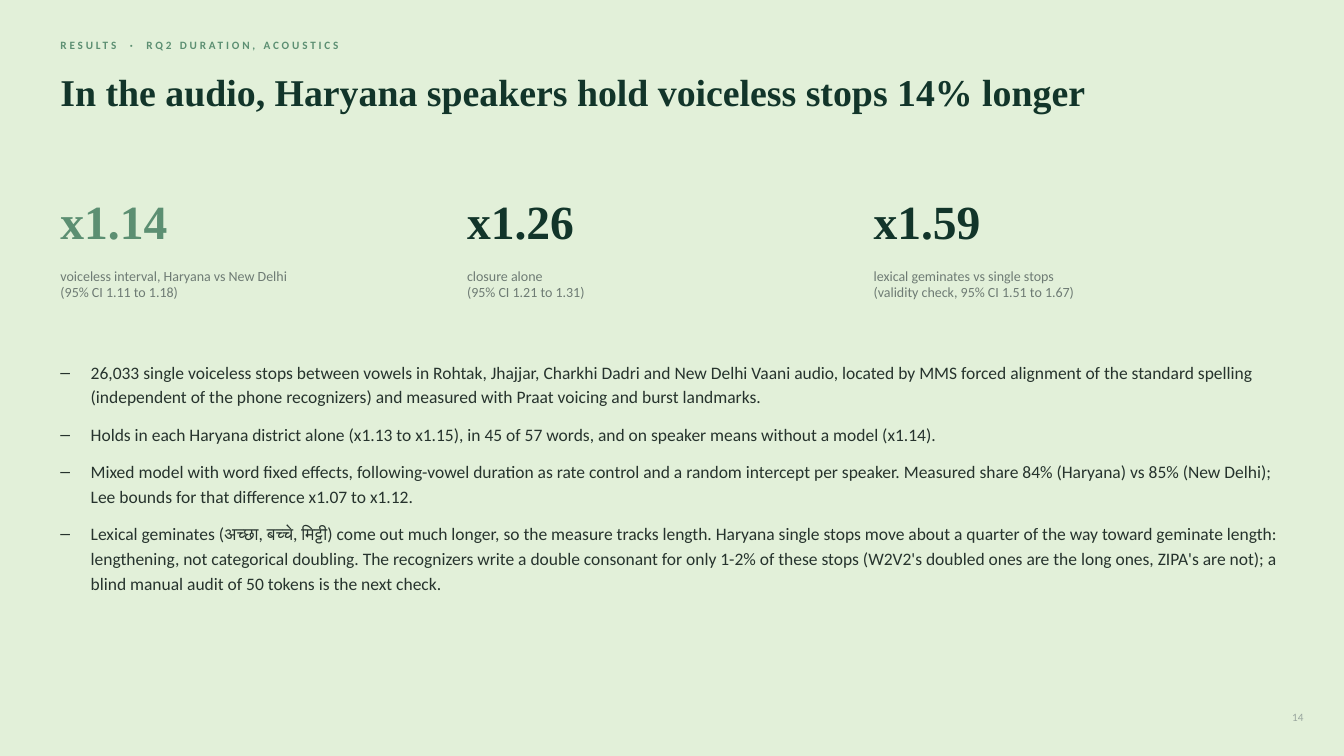
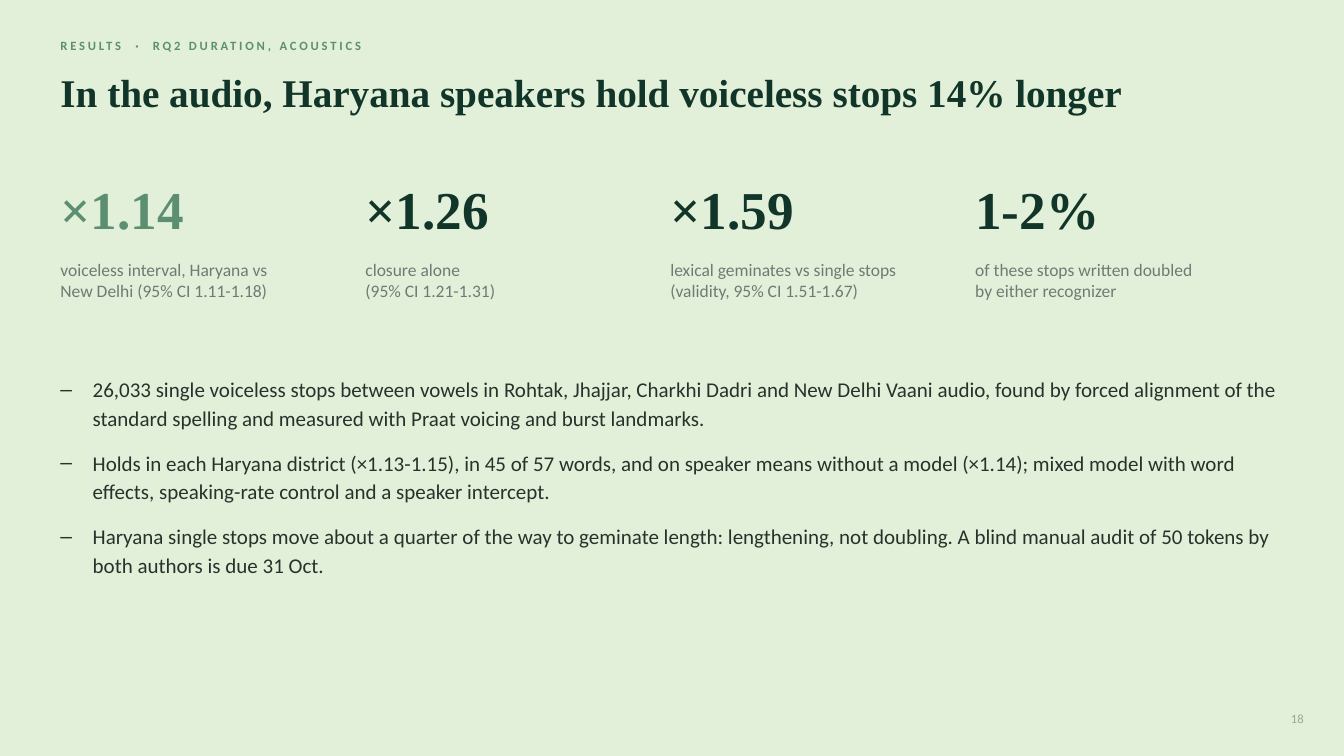
Before and after one commit to unignoramus11/sal-project, a slide deck: slide 18 of slides/mid/mid_evaluation.pptx (slide 14 before the commit). Drawn at 1344x756 pixels with LibreOffice and Linux fonts; fonts in the diff are those of the drawing. Boxes give left, top, right and bottom in pixels: in the first picture for what was removed or moved away, otherwise in the second. Text is boxed around its words. In the diff, an @@ line names an element or a change of style, - is before the commit and + after.

Commit message:
Rebuild the mid deck and add evaluation checks to the write-up

```diff
--- a/slides/mid/mid_evaluation.pptx
+++ b/slides/mid/mid_evaluation.pptx
@@ text "RESULTS · RQ2 DURATION, ACOUSTICS" at (60, 38, 1270, 64): size 8 to 9 pt @@
@@ text "In the audio, Haryana speakers ..." at (60, 79, 1121, 115): size 27 to 28 pt @@
@@ text at (60, 194, 183, 230): text changed; size 34 to 38 pt @@
-x1.14
+×1.14
@@ text at (365, 193, 488, 230): text changed; size 34 to 38 pt @@
-x1.26
+×1.26
@@ text added at (670, 193, 793, 230), 38 pt, text #12352A, bold @@
+×1.59
@@ text removed at (874, 207, 981, 240) @@
-x1.59
@@ text added at (975, 193, 1099, 230), 38 pt, text #12352A, bold @@
+1-2%
@@ text at (60, 264, 268, 299): text changed; size 10 to 12.5 pt @@
-voiceless interval, Haryana vs New Delhi
-(95% CI 1.11 to 1.18)
+voiceless interval, Haryana vs
+New Delhi (95% CI 1.11-1.18)
@@ text at (365, 264, 495, 299): text changed; size 10 to 12.5 pt @@
-closure alone
-(95% CI 1.21 to 1.31)
+closure alone
+(95% CI 1.21-1.31)
@@ text at (670, 264, 896, 300): text changed; size 10 to 12.5 pt @@
-lexical geminates vs single stops
-(validity check, 95% CI 1.51 to 1.67)
+lexical geminates vs single stops
+(validity, 95% CI 1.51-1.67)
@@ text added at (975, 264, 1193, 300), 12.5 pt, text #6E7B74 @@
+of these stops written doubled
+by either recognizer
@@ text at (93, 382, 1275, 573): text changed; size 12.5 to 15 pt @@
-– 26,033 single voiceless stops between vowels in Rohtak, Jhajjar, Charkhi Dadri and New Delhi Vaani audio, located by MMS forced alignment of the standard spelling (independent of the phone recognizers) and measured with Praat voicing and burst landmarks.
-– Holds in each Haryana district alone (x1.13 to x1.15), in 45 of 57 words, and on speaker means without a model (x1.14).
-– Mixed model with word fixed effects, following-vowel duration as rate control and a random intercept per speaker. Measured share 84% (Haryana) vs 85% (New Delhi); Lee bounds for that difference x1.07 to x1.12.
-– Lexical geminates (अच्छा, बच्चे, मिट्टी) come out much longer, so the measure tracks length. Haryana single stops move about a quarter of the way toward geminate length: lengthening, not categorical doubling. The recognizers write a double consonant for only 1-2% of these stops (W2V2's doubled ones are the long ones, ZIPA's are not); a blind manual audit of 50 tokens is the next check.
+– 26,033 single voiceless stops between vowels in Rohtak, Jhajjar, Charkhi Dadri and New Delhi Vaani audio, found by forced alignment of the standard spelling and measured with Praat voicing and burst landmarks.
+– Holds in each Haryana district (×1.13-1.15), in 45 of 57 words, and on speaker means without a model (×1.14); mixed model with word effects, speaking-rate control and a speaker intercept.
+– Haryana single stops move about a quarter of the way to geminate length: lengthening, not doubling. A blind manual audit of 50 tokens by both authors is due 31 Oct.
@@ text at (1291, 714, 1304, 723): text changed; size 8 to 9 pt @@
-14
+18
```
Also in this commit, not shown: 14 other slides changed, 6 slides added, 2 slides removed, 6 other files.
